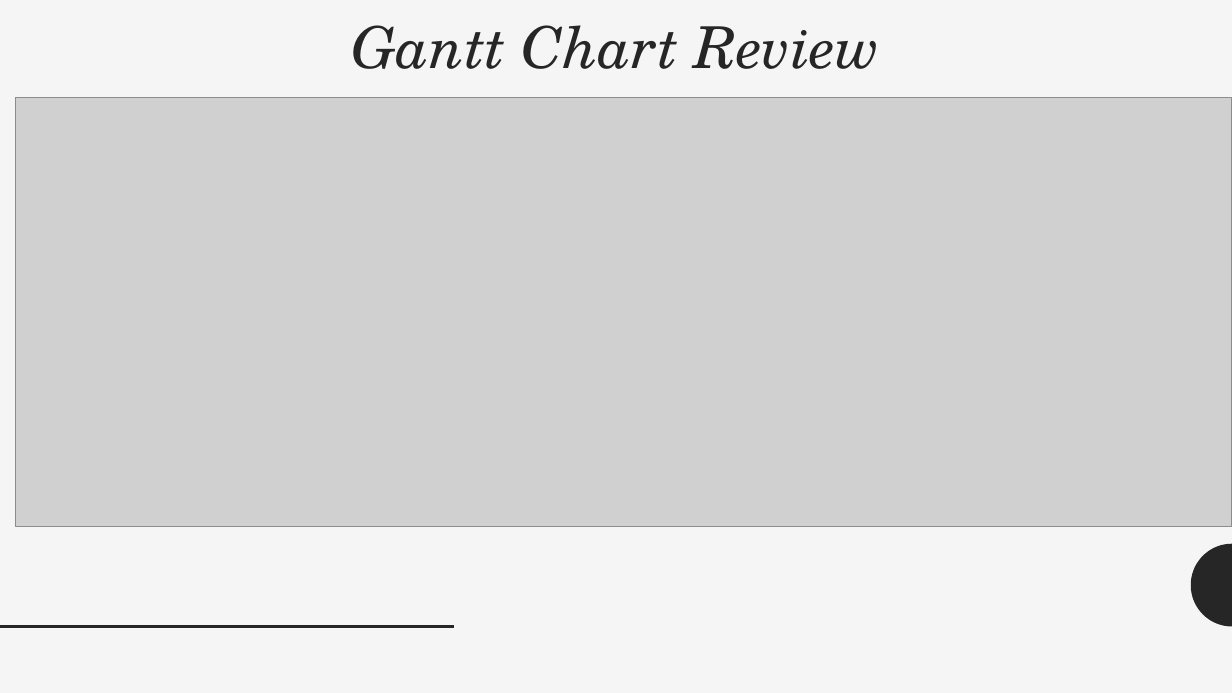
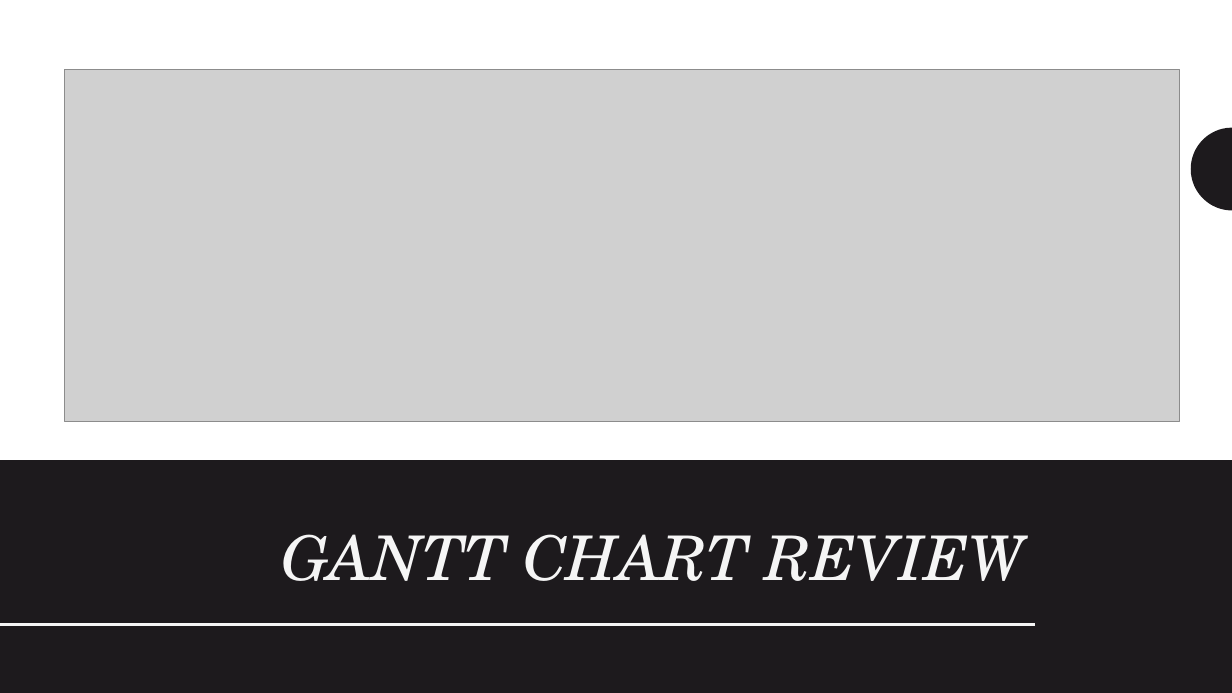
Before and after one commit to ezgisiir/URMCVenitaltorAllocation, a slide deck: slide 2 of Docs/ClassMeetings/2022_02_21_ClassMeeting.pptx. Drawn at 1232x693 pixels with LibreOffice and Linux fonts; fonts in the diff are those of the drawing; grey boxes stand for pictures. Boxes give left, top, right and bottom in pixels: in the first picture for what was removed or moved away, otherwise in the second. Text is boxed around its words. In the diff, an @@ line names an element or a change of style, - is before the commit and + after.

```diff
--- a/Docs/ClassMeetings/2022_02_21_ClassMeeting.pptx
+++ b/Docs/ClassMeetings/2022_02_21_ClassMeeting.pptx
@@ background #F5F5F5 to #FFFFFF @@
@@ rectangle added at <box>0,0,1232,461</box>, fill #FFFFFF @@
@@ picture: place and size @@
-picture at <box>15,97,1232,527</box>
+picture at <box>64,69,1179,421</box>
@@ line added from (79, 128) to (79, 693), #1D1A1D 2 pt @@
@@ freeform shape added at <box>1191,120,1232,203</box>, fill #1D1A1D @@
@@ freeform shape added at <box>1191,128,1232,211</box>, fill #1D1A1D @@
@@ rectangle added at <box>0,460,1232,693</box>, fill #1D1A1D @@
@@ title at <box>281,534,1026,581</box>: text changed; size 45 to 48 pt; text colour #262626 to #F5F5F5 @@
-Gantt Chart Review
+GANTT CHART REVIEW
@@ line added from (1035, 625) to (0, 625), #F5F5F5 2 pt @@
```
Also in this commit, not shown: 3 other slides changed, 2 other files.
